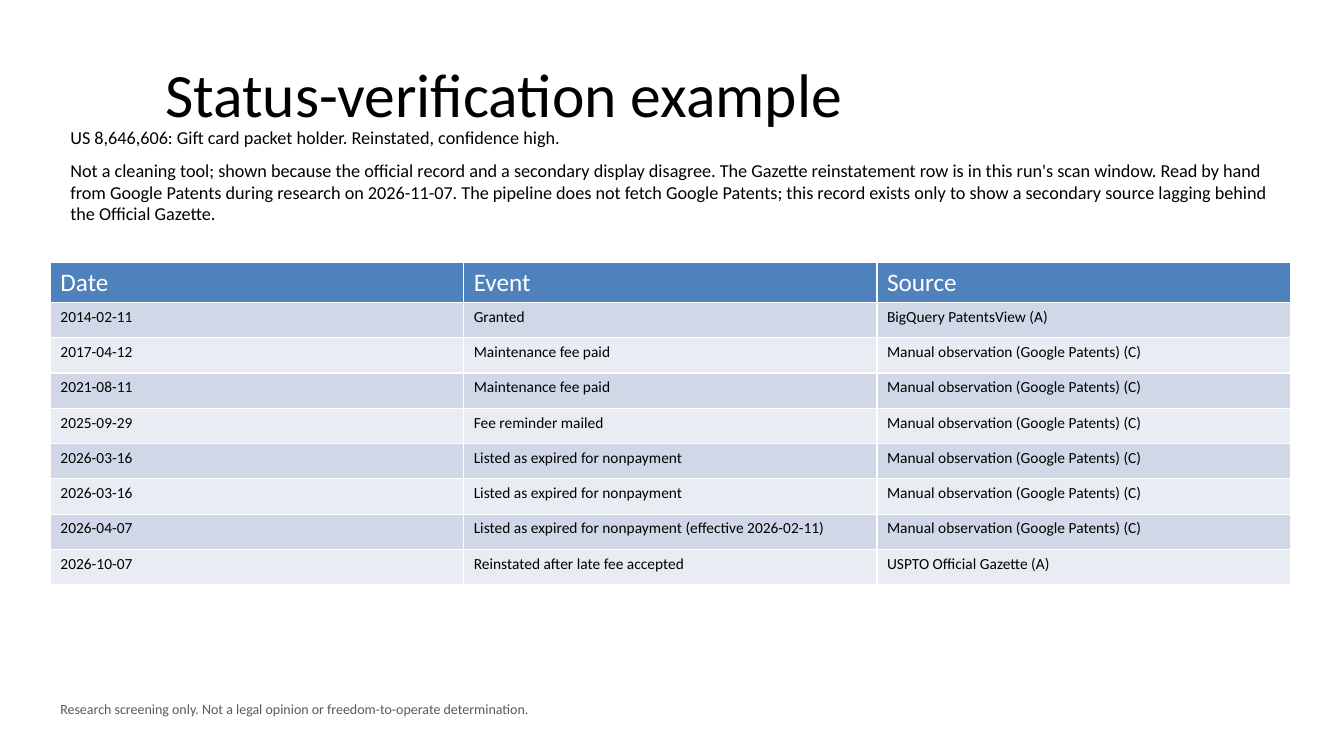
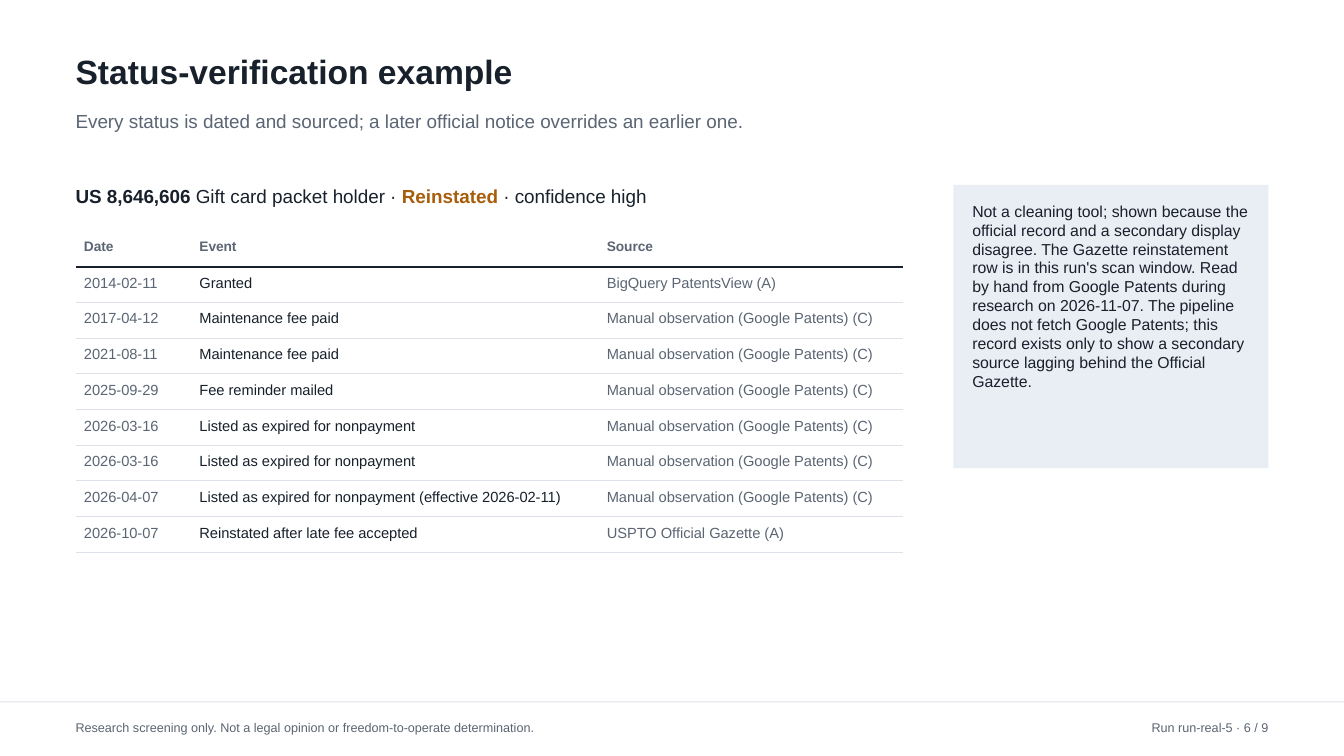
Before and after one commit to DhafinFawwaz/expired-patent-opportunity-agent, a slide deck: slide 6 of outputs/samples/deck.pptx. Drawn at 1344x756 pixels with LibreOffice and Linux fonts; fonts in the diff are those of the drawing. Boxes give left, top, right and bottom in pixels: in the first picture for what was removed or moved away, otherwise in the second. Text is boxed around its words. In the diff, an @@ line names an element or a change of style, - is before the commit and + after.

```diff
--- a/outputs/samples/deck.pptx
+++ b/outputs/samples/deck.pptx
@@ title "Status-verification example": place and size @@
-title "Status-verification example" at box(165, 74, 842, 132)
+title "Status-verification example" at box(76, 59, 512, 91)
@@ title "Status-verification example" at box(76, 59, 512, 91): size 44 to 24 pt, font Calibri to Arial, text colour #000000 to #17202B, bold on; alignment centre to left; vertical alignment middle to top @@
@@ text added at box(76, 114, 743, 132), 13.5 pt, text #5B6573 @@
+Every status is dated and sourced; a later official notice overrides an earlier one.
@@ text in rectangle at box(70, 131, 559, 147): paragraph removed @@
-US 8,646,606: Gift card packet holder. Reinstated, confidence high.
@@ text added at box(76, 189, 647, 207), 13.5 pt, text #17202B @@
+US 8,646,606 Gift card packet holder · Reinstated · confidence high
@@ rectangle "Not a cleaning tool; shown ...": place and size @@
-rectangle "Not a cleaning tool; shown ..." at box(70, 131, 1266, 220)
+rectangle "Not a cleaning tool; shown ..." at box(954, 185, 1268, 468)
@@ rectangle "Not a cleaning tool; shown ..." at box(954, 185, 1268, 468): size 13 to 11.2 pt, font Calibri to Arial, text colour #000000 to #17202B; less space between paragraphs; fill none to #E9EEF5 @@
@@ table at box(76, 231, 903, 553) @@
@@ fill #4F81BD to #FFFFFF in row 1 @@
@@ fill #D0D8E8 to #FFFFFF in 12 cells @@
@@ fill #E9EDF4 to #FFFFFF in 12 cells @@
@@ size 18 to 9.8 pt, text colour #FFFFFF to #5B6573, bold on in "Date", "Event", "Source" @@
@@ font Calibri to Arial, size 11 to 10.5 pt @@
@@ text colour #000000 to #5B6573 in "2014-02-11", "BigQuery PatentsView (A)", "2017-04-12", "Manual observation (Google Patents) (C)" and 12 more places @@
@@ text colour #000000 to #17202B in "Granted", "Maintenance fee paid", "Maintenance fee paid", "Fee reminder mailed" and 4 more places @@
@@ borders changed @@
@@ table: place and size @@
-table at box(50, 262, 1291, 580)
+table at box(76, 231, 903, 553)
@@ rectangle added at box(0, 702, 1344, 703), fill #DDE2E8 @@
@@ text "Research screening only. Not a ...": place and size @@
-text "Research screening only. Not a ..." at box(60, 704, 529, 717)
+text "Research screening only. Not a ..." at box(76, 723, 534, 735)
@@ text "Research screening only. Not a ..." at box(76, 723, 534, 735): size 10 to 9 pt, font Calibri to Arial, text colour #595959 to #5B6573 @@
@@ text added at box(1152, 723, 1268, 732), 9 pt, text #5B6573 @@
+Run run-real-5 · 6 / 9
```
Also in this commit, not shown: 7 other slides changed, 1 slide added, 1 slide removed, 14 other files.
